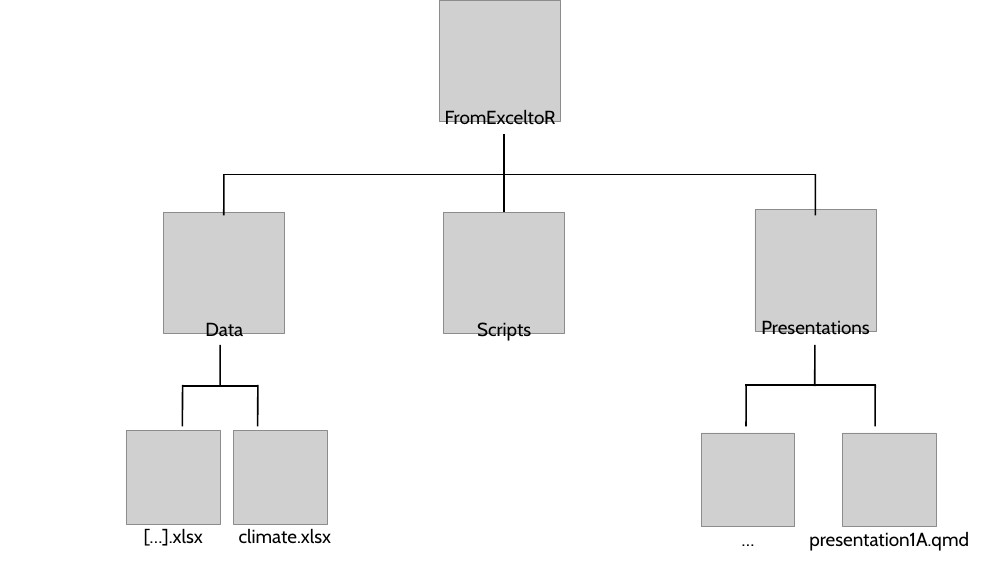
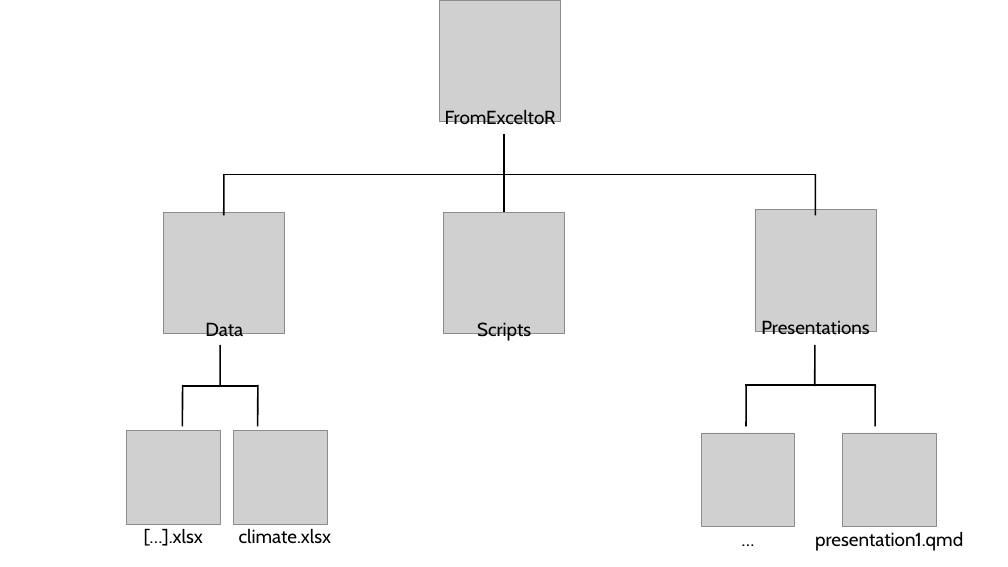
Before and after one commit to Center-for-Health-Data-Science/FromExceltoR, a slide deck: slide 2 of Teachers/Figures/make_figures.pptx. Drawn at 1008x567 pixels with LibreOffice and Linux fonts; fonts in the diff are those of the drawing; grey boxes stand for pictures. Boxes give left, top, right and bottom in pixels: in the first picture for what was removed or moved away, otherwise in the second. Text is boxed around its words. In the diff, an @@ line names an element or a change of style, - is before the commit and + after.

Commit message:
presentation 1 revision

```diff
--- a/Teachers/Figures/make_figures.pptx
+++ b/Teachers/Figures/make_figures.pptx
@@ text at <box>815,531,963,551</box>: text changed @@
-presentation1A.qmd
+presentation1.qmd
```
Also in this commit, not shown: 1 slide added, 44 other files.
